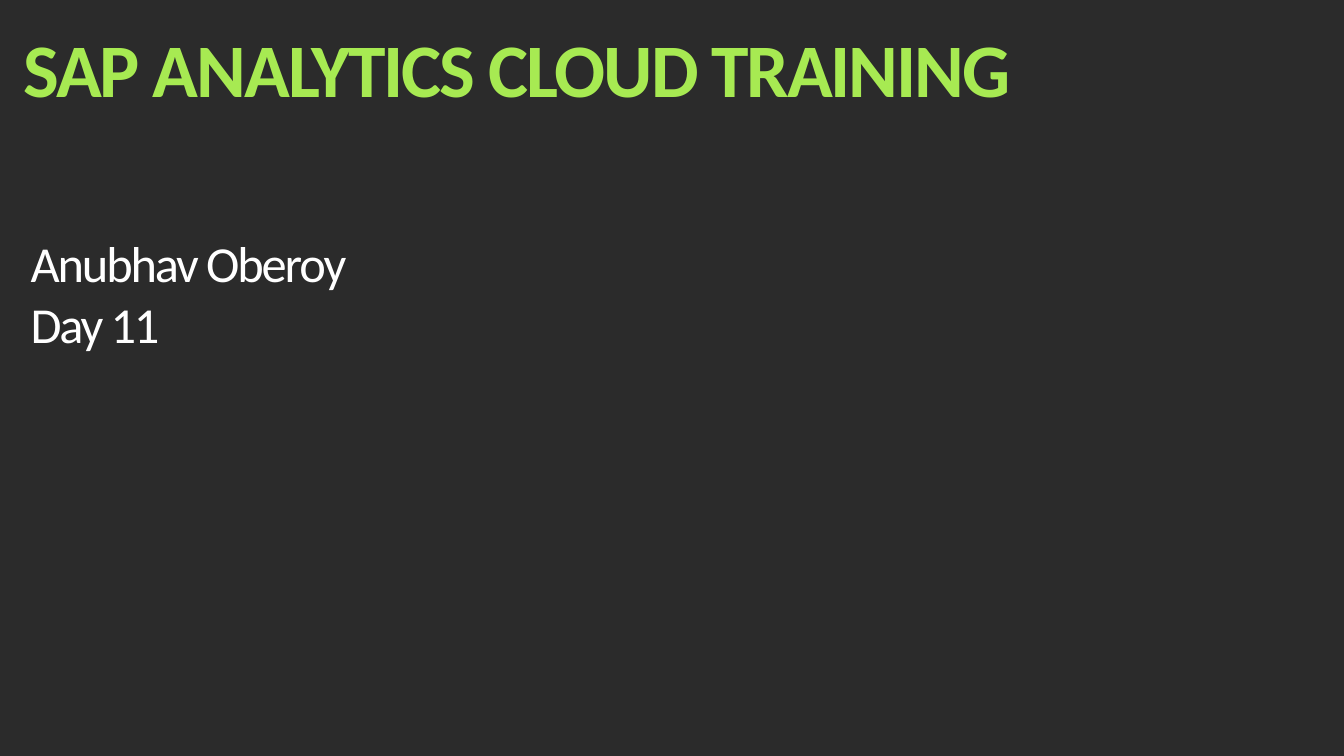
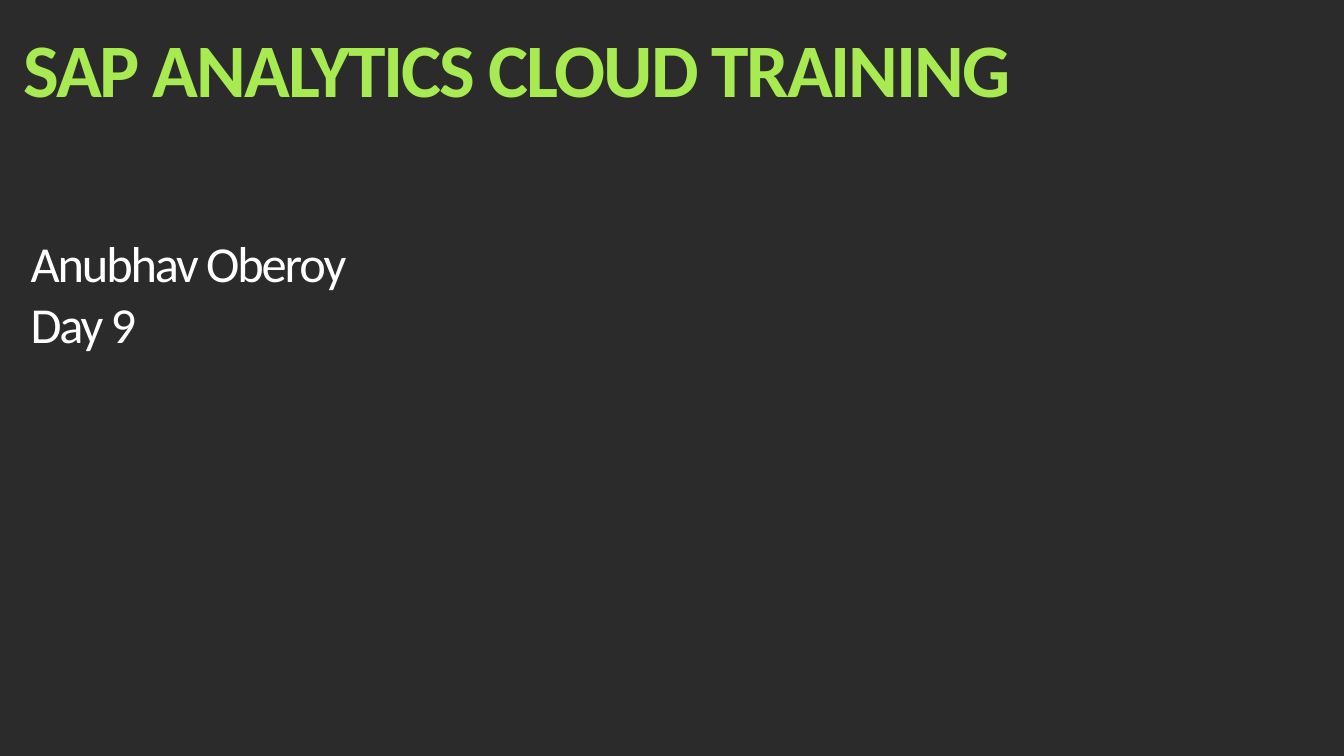
Before and after one commit to soyuztechnologies/Allianz_SAC_Training, a slide deck: slide 1 of day 9/SAC_Training Day 9.pptx. Drawn at 1344x756 pixels with LibreOffice and Linux fonts; fonts in the diff are those of the drawing; background and template pictures are left out; a plain dark background stands for a picture behind light text. Boxes give left, top, right and bottom in pixels: in the first picture for what was removed or moved away, otherwise in the second. Text is boxed around its words. In the diff, an @@ line names an element or a change of style, - is before the commit and + after.

```diff
--- a/day 9/SAC_Training Day 9.pptx
+++ b/day 9/SAC_Training Day 9.pptx
@@ text at [31, 310, 137, 351]: text changed @@
-Day 11
+Day 9
```
Also in this commit, not shown: 3 other slides changed, 5 slides added, 20 other files.
